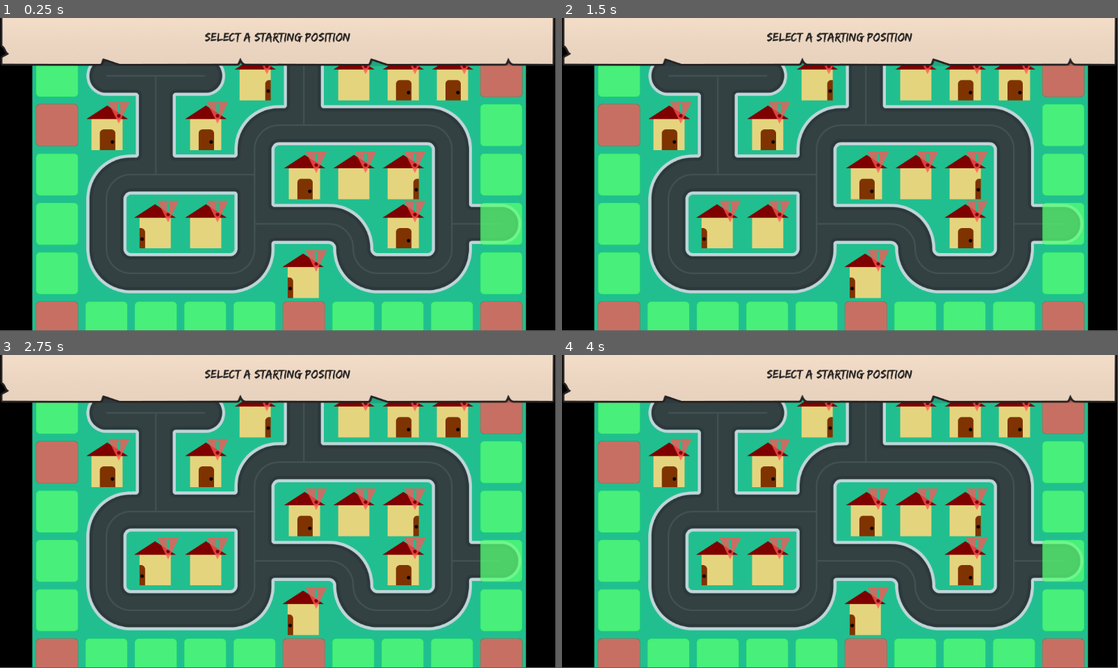
Above: before the commit, frames 1-4 (two rows, left to right).
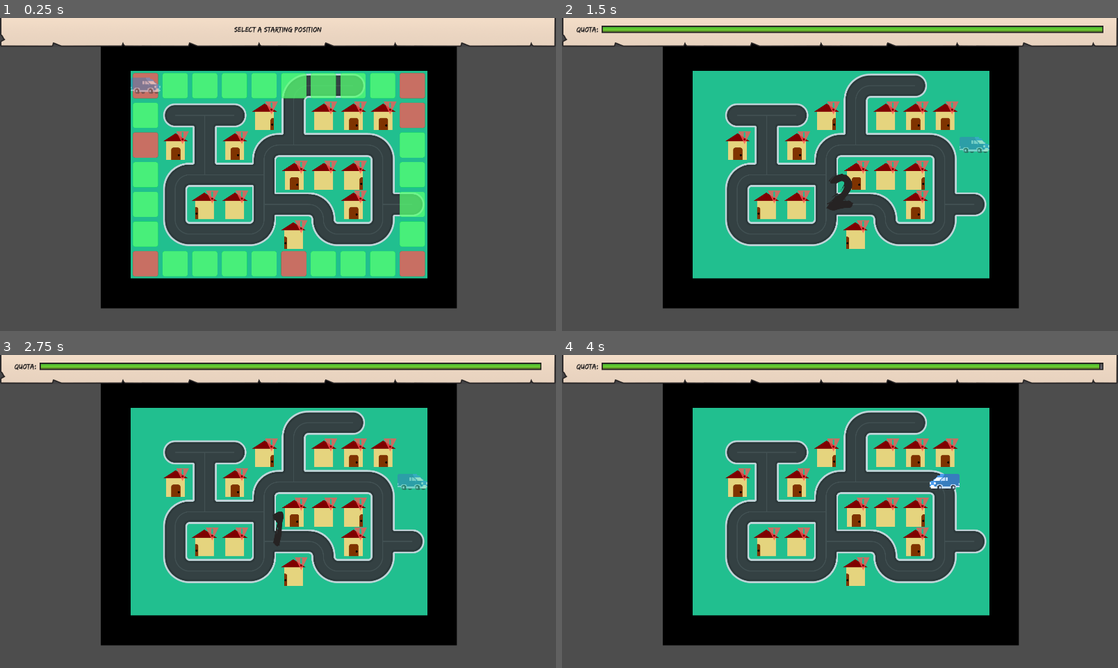
Above: after the commit, the same moments.

Repository: DamienKusters/gmtk2026jam
Game: Godot game, scene res://nodes/game.tscn
The game is run twice, just before and just after one commit, with the same random seed, the same clock (stepped at 60 frames per second) and the same inputs. The engine's default icon, where the game draws it, is replaced by a stand-in: a white triangle on a blue panel in a dark square.
Inputs (mouse positions are in pixels of both pictures, inside the frame that each line leads up to):
- Up to frame 1 (0.25 s): no input
- Up to frame 2 (1.5 s): tap Enter at 0.5 s; move the mouse to (962, 158) at 0.52 s; hold D (right) 0.53-1.28 s; click (962, 158) at 0.6 s; move the mouse to (728, 190) at 1.27 s; hold S (down) from 1.28 s (still down); click (728, 190) at 1.35 s
- Up to frame 3 (2.75 s): tap Space at 2 s; move the mouse to (333, 442) at 2.02 s; release S (down) at 2.03 s; hold D (right) from 2.03 s (still down); click (333, 442) at 2.1 s
- Up to frame 4 (4 s): tap Enter at 2.75 s; move the mouse to (812, 574) at 2.77 s; release D (right) at 2.78 s; hold W (up) 2.78-3.53 s; click (812, 574) at 2.85 s; tap Space at 3.5 s; move the mouse to (1006, 558) at 3.52 s; hold A (left) from 3.53 s (still down); click (1006, 558) at 3.6 s
In our replay, the window is 799x449 before the commit and 800x450 after it. These sizes can differ from the game's own. Grey fills any space a smaller window leaves; there, only what the larger window draws over its background counts as a difference.

The runs differ from the first frame. In frame 1, 84% of the frame differs, in the area x 0-100%, y 0-100%; in frame 2, 84%; in frame 3, 84%; in frame 4, 84%.

Commit message:
feat: Instant movement when changing direction while van is stopped

Diff:
--- a/nodes/game.tscn
+++ b/nodes/game.tscn
@@ -8,6 +8,7 @@
 [ext_resource type="Texture2D" uid="uid://4vggmo1dte5t" path="res://nodes/van/van.png" id="5_iae2t"]
 [ext_resource type="PackedScene" uid="uid://qasltfge2w8a" path="res://nodes/van/van.tscn" id="6_7idfb"]
 [ext_resource type="Texture2D" uid="uid://cyrgst8iwfjci" path="res://nodes/ui/genericItem_color_158.png" id="6_ubvaf"]
+[ext_resource type="Texture2D" uid="uid://dsv0xor3u6q74" path="res://icon.svg" id="9_dv0a3"]
 
 [sub_resource type="TileSetAtlasSource" id="TileSetAtlasSource_cpdmu"]
 texture = ExtResource("2_6hfer")
@@ -215,3 +216,8 @@
 [node name="Sprite2D" type="Sprite2D" parent="VanCursor" unique_id=1685414179]
 self_modulate = Color(1, 1, 1, 0.49803922)
 texture = SubResource("AtlasTexture_ogq8d")
+
+[node name="VanDebugLocation" type="Sprite2D" parent="." unique_id=1157486173]
+visible = false
+scale = Vector2(0.171875, 0.171875)
+texture = ExtResource("9_dv0a3")
--- a/nodes/van/van.gd
+++ b/nodes/van/van.gd
@@ -5,7 +5,7 @@
 signal quota_timer_depleted
 
 const MOVE_LENGTH := 128
-const QUOTA_TIMEOUT: float = 7
+const QUOTA_TIMEOUT: float = 70 # DEBUG, put back on 7
 const QUOTA_TIME_DECREASE: float = .5
 const QUOTA_MINUMUM_TIME: float = 1.5
 
@@ -32,10 +32,9 @@
 func _process(_delta: float) -> void:
 	if movement_enabled:
 		var new_direction = determine_user_direction()
-		if set_direction(new_direction):
-			# _on_timer_timeout() # TODO test fast movement, too floaty & van goes too fast
-			# To improve: only allow direct movment when standing still (facing a wall)
-			pass
+		if set_direction(new_direction) and move_blocked:
+			$Timer.start()
+			_on_timer_timeout()
 
 func start(_tile_coords: Vector2i, _node_position: Vector2i):
 	location_normalized = _tile_coords
@@ -65,6 +64,7 @@
 	var atlas: AtlasTexture = $Sprite2D.texture
 	atlas.region = directions_atlas_map[key]
 
+var move_blocked := false
 func _on_timer_timeout() -> void:
 	if game_ended:
 		return
@@ -76,9 +76,12 @@
 		quota_timer_reset.emit(timeout)
 
 	if next_tile["inaccessable"] or next_tile["land_block"]:
+		move_blocked = true
 		return
+	move_blocked = false
 	location_normalized = next_tile_coords
 	_animate_move(location_normalized * MOVE_LENGTH)
+	$"../VanDebugLocation".position = location_normalized * MOVE_LENGTH
 
 func _get_quota_timeout() -> float:
 	var time = QUOTA_TIMEOUT - (tilemap.get_delivery_count() * QUOTA_TIME_DECREASE)
--- a/project.godot
+++ b/project.godot
@@ -23,7 +23,9 @@
 
 [display]
 
-window/stretch/aspect="expand"
+window/size/viewport_width=1920
+window/size/viewport_height=1080
+window/stretch/mode="viewport"
 
 [input]
 
Binary file added: nodes/ui/GMTK Game Jam 2026 Full Logo.png
Not shown, added: nodes/ui/GMTK Game Jam 2026 Full Logo.png.import
